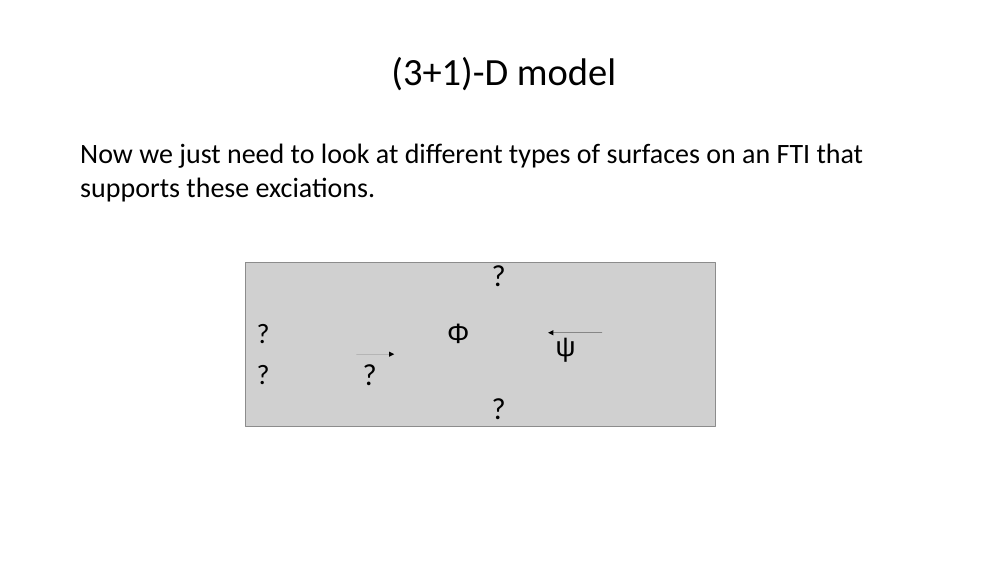
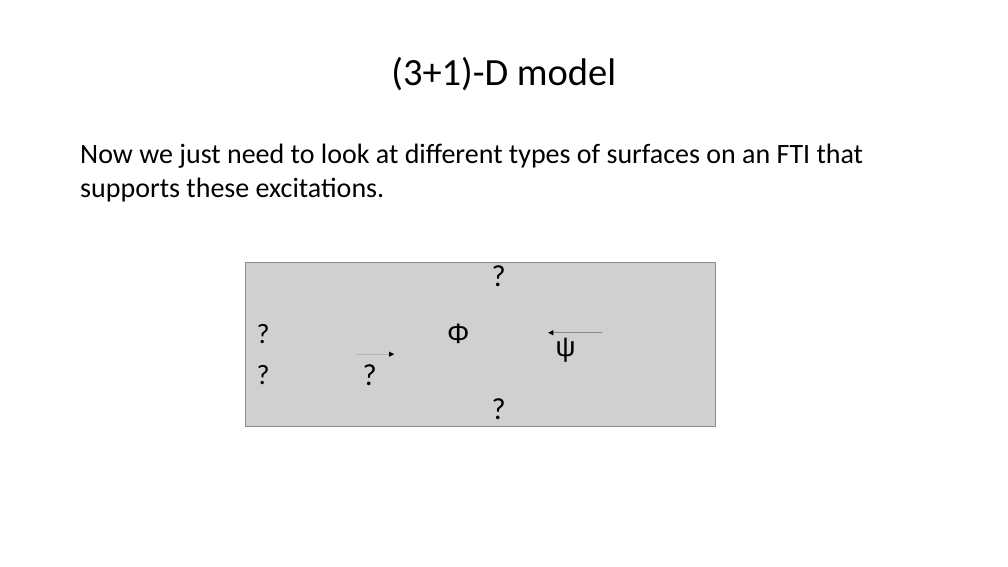
Before and after one commit to asirota12/Thesis, a slide deck: slide 31 of Thesis2.odp (slide 24 before the commit). Drawn at 1008x567 pixels with LibreOffice and Linux fonts; fonts in the diff are those of the drawing; grey boxes stand for pictures. Boxes give left, top, right and bottom in pixels: in the first picture for what was removed or moved away, otherwise in the second. Text is boxed around its words. In the diff, an @@ line names an element or a change of style, - is before the commit and + after.

```diff
--- a/Thesis2.odp
+++ b/Thesis2.odp
@@ text at (80,143,864,202): text changed @@
-Now we just need to look at different types of surfaces on an FTI that supports these exciations.
+Now we just need to look at different types of surfaces on an FTI that supports these excitations.
```
Also in this commit, not shown: 21 other slides changed, 16 slides added, 2 slides removed, 23 other files.
